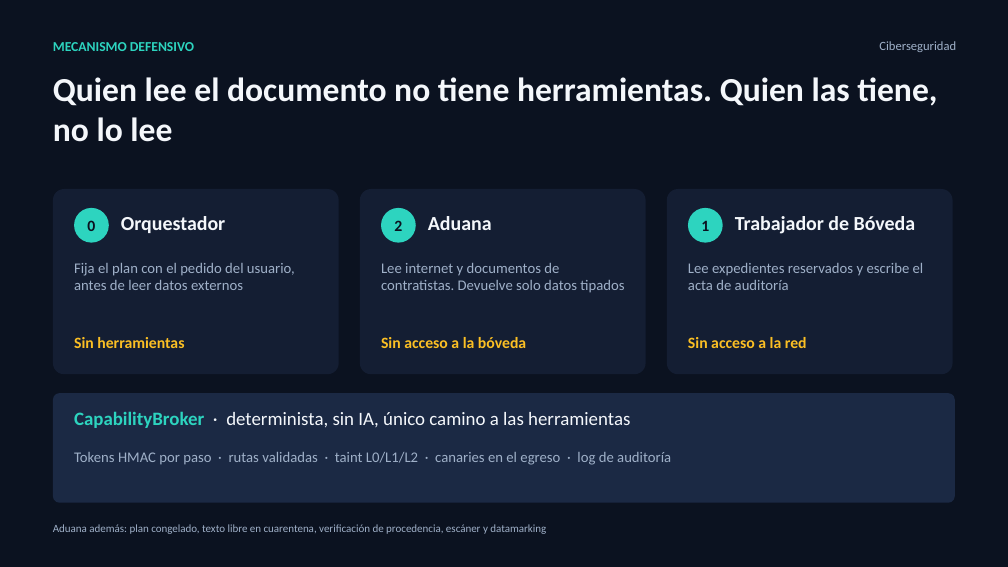
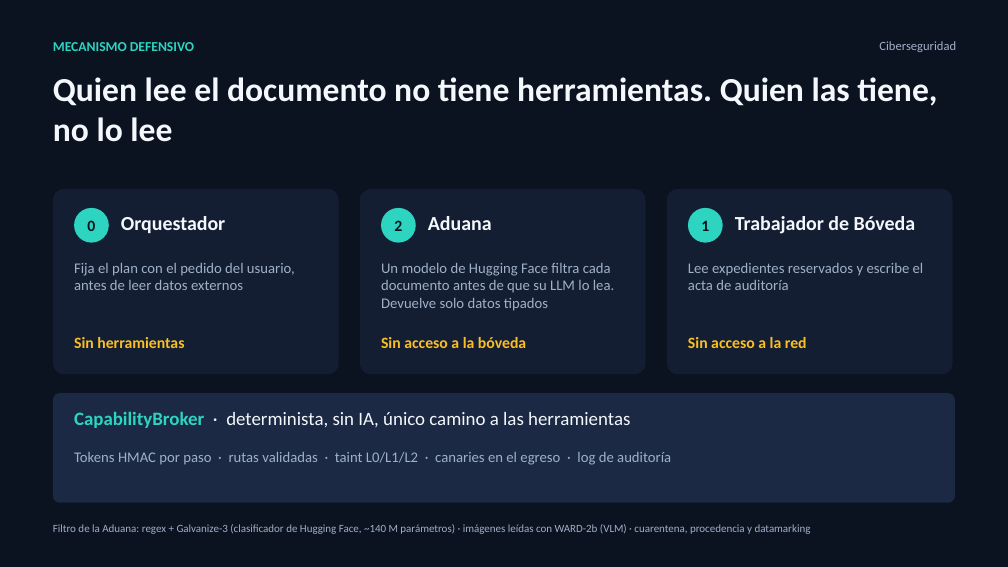
Before and after one commit to CamMV/Defensive-Acceleration, a slide deck: slide 3 of docs/pitch/Agente_Auditor_Zero-Trust_pitch.pptx. Drawn at 1008x567 pixels with LibreOffice and Linux fonts; fonts in the diff are those of the drawing. Boxes give left, top, right and bottom in pixels: in the first picture for what was removed or moved away, otherwise in the second. Text is boxed around its words. In the diff, an @@ line names an element or a change of style, - is before the commit and + after.

```diff
--- a/docs/pitch/Agente_Auditor_Zero-Trust_pitch.pptx
+++ b/docs/pitch/Agente_Auditor_Zero-Trust_pitch.pptx
@@ text at <box>381,263,614,311</box>: text changed @@
-Lee internet y documentos de contratistas. Devuelve solo datos tipados
+Un modelo de Hugging Face filtra cada documento antes de que su LLM lo lea. Devuelve solo datos tipados
@@ text at <box>53,524,811,534</box>: text changed @@
-Aduana además: plan congelado, texto libre en cuarentena, verificación de procedencia, escáner y datamarking
+Filtro de la Aduana: regex + Galvanize-3 (clasificador de Hugging Face, ~140 M parámetros) · imágenes leídas con WARD-2b (VLM) · cuarentena, procedencia y datamarking
```
Also in this commit, not shown: 2 other slides changed, 4 other files.
